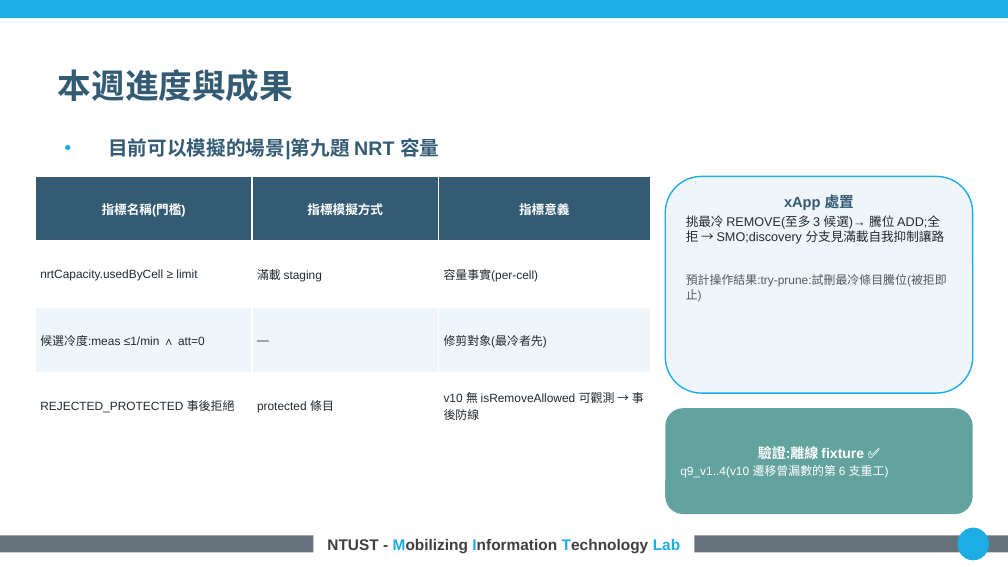
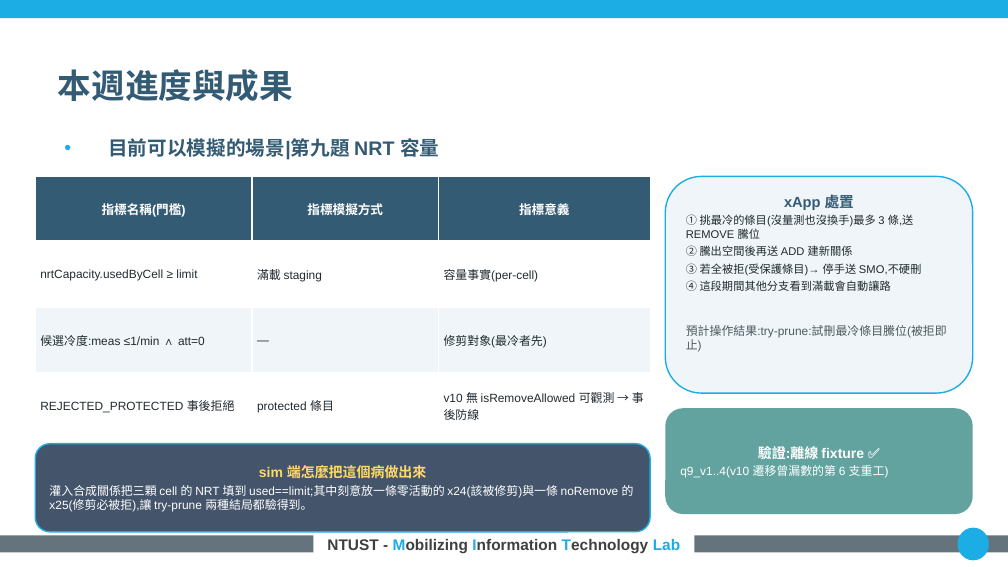
Before and after one commit to kimOuO/RAN-sim-OAI, a slide deck: slide 12 of docs/report/8_27_進度報告_v10十二題.pptx. Drawn at 1008x567 pixels with LibreOffice and Linux fonts; fonts in the diff are those of the drawing; background and template pictures are left out. Boxes give left, top, right and bottom in pixels: in the first picture for what was removed or moved away, otherwise in the second. Text is boxed around its words. In the diff, an @@ line names an element or a change of style, - is before the commit and + after.

```diff
--- a/docs/report/8_27_進度報告_v10十二題.pptx
+++ b/docs/report/8_27_進度報告_v10十二題.pptx
@@ text in rounded rectangle at bbox=[686, 214, 921, 291]: text changed; size 9 to 8 pt @@
-挑最冷 REMOVE(至多 3 候選)→ 騰位 ADD;全拒 → SMO;discovery 分支見滿載自我抑制讓路
+① 挑最冷的條目(沒量測也沒換手)最多 3 條,送 REMOVE 騰位
+② 騰出空間後再送 ADD 建新關係
+③ 若全被拒(受保護條目)→ 停手送 SMO,不硬刪
+④ 這段期間其他分支看到滿載會自動讓路
@@ rounded rectangle added at bbox=[35, 444, 650, 531], fill #44546A, outline #1CADE4 1 pt, 8.5 pt, text #FFFFFF @@
+sim 端怎麼把這個病做出來
+灌入合成關係把三顆 cell 的 NRT 填到 used==limit;其中刻意放一條零活動的 x24(該被修剪)與一條 noRemove 的 x25(修剪必被拒),讓 try-prune 兩種結局都驗得到。
```
Also in this commit, not shown: 11 other slides changed, 5 other files.
